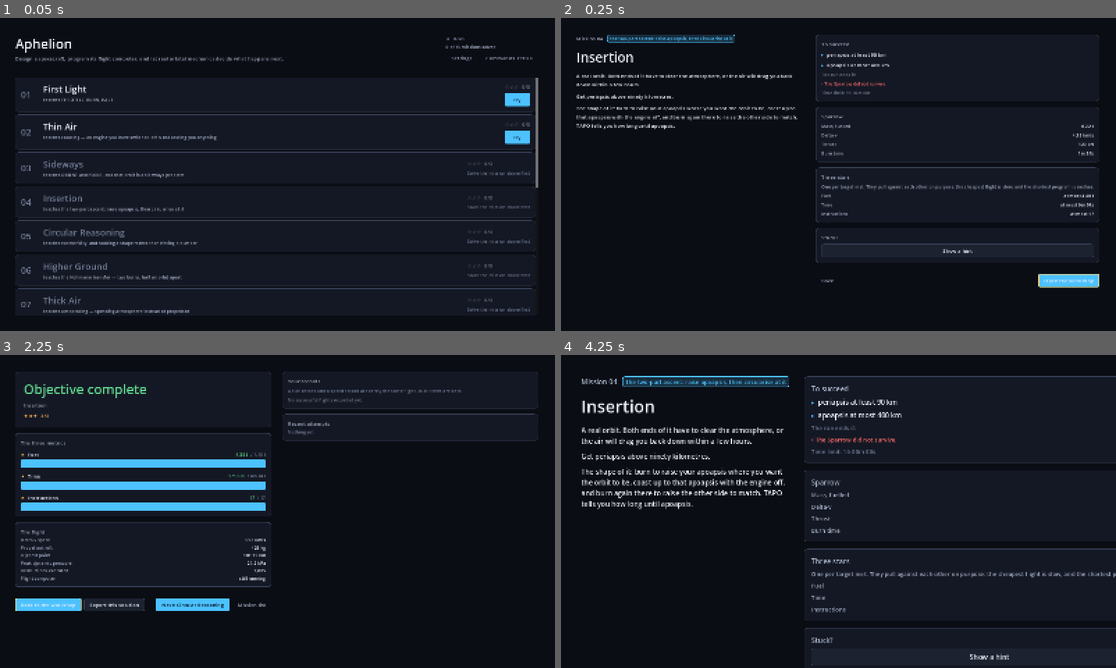
Above: before the commit, frames 1-4 (two rows, left to right).
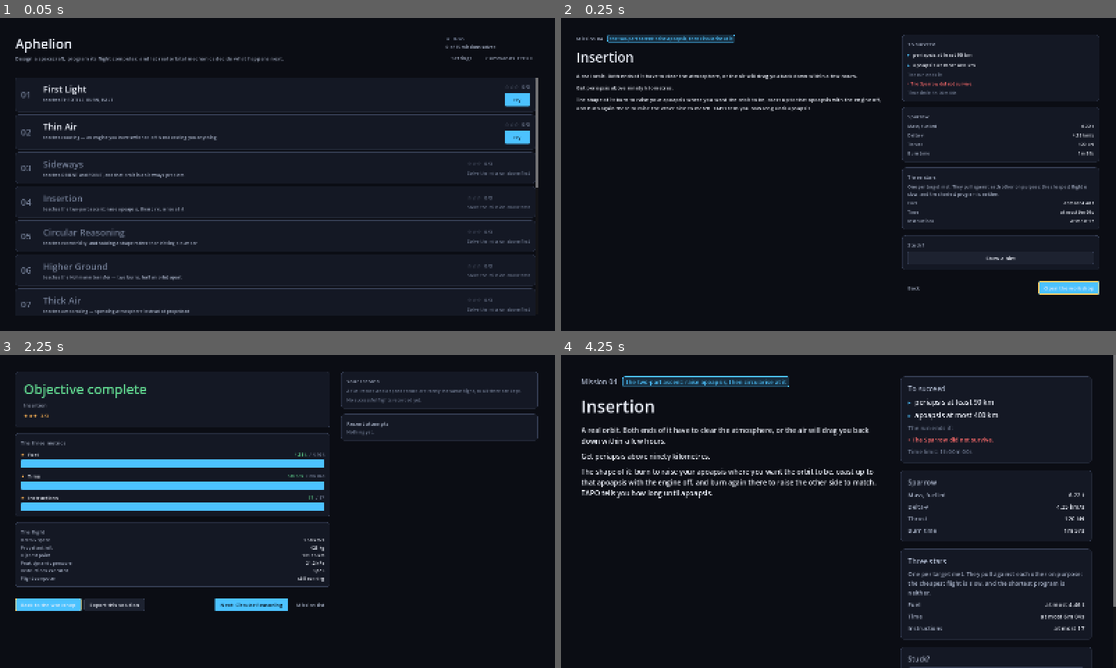
Above: after the commit, the same moments.

Repository: Jason-jo17/Aphelion
Game: Godot game, scene res://tools/capture_screens.tscn
Same seed, same stepped clock (60 frames per second), same inputs: the game is played once before the commit and once after it. This scene is started directly instead of the project's main scene.
Inputs (mouse positions are in pixels of both pictures, inside the frame that each line leads up to):
- Up to frame 1 (0.05 s): no input
- Up to frame 2 (0.25 s): no input
- Up to frame 3 (2.25 s): tap Enter at 0.5 s; drag from (222, 514) to (333, 442) at 0.52 s; click "Abort" at 1.25 s; click "Briefing" at 2 s
- Up to frame 4 (4.25 s): drag from (655, 452) to (810, 574) at 2.77 s; move the mouse to (644, 473) at 3.52 s; hold Right from 3.53 s (still down); tap Keypad Enter at 3.6 s; click (644, 473) at 3.67 s

Frame 1 is identical in both runs. In frame 2, 5.8% of the frame differs, in the area x 2-97%, y 5-89%; in frame 3, 3.1%; in frame 4, 7.6%, in the area x 3-100%, y 0-100%.

Commit message:
fix(ui): a second layout pass, at width this time
The layout check added last time measured only height. That is how it passed a
results screen whose right-hand column ran off the side of the canvas at 130%
and 160% — and since nothing scrolls sideways, that column was not off-screen,
it was gone. The check measures both dimensions now, and each of the following
is something it caught.

**The results screen opened scrolled past its own headline.** Giving every page
`follow_focus` was right for navigation — tab to something below the fold and it
comes into view — and wrong for the focus a screen sets on itself as it opens.
The results screen focuses its primary button, which sits at the bottom of a
page that overflows at larger scales, so arriving at the screen scrolled
straight past "Objective complete" and the star count to land on a row of
buttons. UIKit.focus_start() focuses the control and then returns the page to
the top; tabbing still brings things into view. The briefing had the same shape
and the same fix.

**A paragraph that could not wrap pushed a card wider than the screen.**
UIKit.small() never set autowrap, so a sentence's minimum width was the whole
sentence, and a card holding one could not be narrower than that. There is now
UIKit.note() for prose, which wraps, while small() stays as it was for inline
values. Both exist because making *everything* wrap — which I tried first —
squeezed "4.38 t" in a stat row down to one character per line: a label that
wraps has a minimum width of about one word, and inline values need the
opposite.

**Two columns become one when two will not fit.** The results screen's columns
are a flow container now, so at 160% the second sits underneath rather than off
the edge. At 100% nothing changes.

Co-Authored-By: Claude Opus 5 <noreply@anthropic.com>
Claude-Session: https://claude.ai/code/session_017i6kZaLbowucuDwowFBLT5

Diff:
--- a/scripts/ui/screens/briefing_screen.gd
+++ b/scripts/ui/screens/briefing_screen.gd
@@ -7,6 +7,8 @@
 
 var _hints_shown := 0
 var _hint_box: VBoxContainer
+
+var _page: ScrollContainer = null
 
 
 func _ready() -> void:
@@ -18,6 +20,7 @@
 
 	var page := UIKit.page()
 	add_child(page)
+	_page = page
 
 	var margin := MarginContainer.new()
 	margin.size_flags_horizontal = Control.SIZE_EXPAND_FILL
@@ -73,7 +76,7 @@
 	actions.add_child(go)
 	right.add_child(actions)
 
-	go.grab_focus()
+	UIKit.focus_start(go, _page)
 
 
 func _objectives(mission: Mission) -> Control:
@@ -130,7 +133,7 @@
 	card.add_child(column)
 	column.add_child(UIKit.heading("Three stars", 3))
 	column.add_child(
-		UIKit.small(
+		UIKit.note(
 			(
 				"One per target met. They pull against each other on purpose: the "
 				+ "cheapest flight is slow, and the shortest program is neither."
--- a/scripts/ui/screens/results_screen.gd
+++ b/scripts/ui/screens/results_screen.gd
@@ -8,6 +8,8 @@
 
 var _mission: Mission
 var _result: RunResult
+
+var _page: ScrollContainer = null
 
 
 func _ready() -> void:
@@ -18,8 +20,9 @@
 		App.instance.go_to(App.Screen.MENU)
 		return
 
-	var page := UIKit.page()
-	add_child(page)
+	_page = UIKit.page()
+	add_child(_page)
+	var page := _page
 
 	var margin := MarginContainer.new()
 	margin.size_flags_horizontal = Control.SIZE_EXPAND_FILL
@@ -27,11 +30,13 @@
 		margin.add_theme_constant_override("margin_" + side, int(Tokens.space(Tokens.SPACE_7)))
 	page.add_child(margin)
 
-	var columns := UIKit.hbox(Tokens.SPACE_6)
+	# Side by side while there is room, stacked when there is not.
+	var columns := UIKit.columns(Tokens.SPACE_6)
 	margin.add_child(columns)
 
 	var left := UIKit.vbox(Tokens.SPACE_4)
 	left.size_flags_horizontal = Control.SIZE_EXPAND_FILL
+	left.custom_minimum_size = Vector2(Tokens.space(440.0), 0)
 	columns.add_child(left)
 	left.add_child(_verdict())
 	left.add_child(_metrics())
@@ -78,7 +83,7 @@
 		var fraction := float(_result.spin_ticks) / float(_result.vm_ticks)
 		if fraction > 0.5:
 			column.add_child(
-				UIKit.small(
+				UIKit.note(
 					(
 						"Your program hit its per-tick instruction budget on most ticks. "
 						+ "That usually means a loop with no WAIT in it."
@@ -155,7 +160,7 @@
 	card.add_child(column)
 	column.add_child(UIKit.heading("Your records", 3))
 	column.add_child(
-		UIKit.small(
+		UIKit.note(
 			(
 				"A fuel record and a speed record are rarely the same flight, so all "
 				+ "three are kept."
@@ -245,11 +250,7 @@
 	menu.pressed.connect(func(): App.instance.go_to(App.Screen.MENU))
 	row.add_child(menu)
 
-	# Deferred: _actions() builds this row and returns it, so nothing in it is
-	# in the tree yet and grab_focus() would only push an error and do nothing —
-	# leaving the results screen with no keyboard focus at all, which for a
-	# project that promises full keyboard control is the bug, not the error line.
-	again.grab_focus.call_deferred()
+	UIKit.focus_start(again, _page)
 	return row
 
 
--- a/scripts/ui/ui_kit.gd
+++ b/scripts/ui/ui_kit.gd
@@ -41,6 +41,24 @@
 	return l
 
 
+## Small explanatory prose — the sentence under a heading that says what a
+## panel is for. Wraps, which `small()` deliberately does not.
+##
+## The difference matters more than it looks. A label that wraps has a minimum
+## width of about one word, and one that does not has a minimum width of the
+## whole sentence. Prose needs the first: a paragraph that cannot wrap pushed
+## the results screen to 1973 logical pixels in a 1600-pixel canvas at 160%
+## interface scale, and nothing scrolls sideways. Inline values need the
+## second, or "4.38 t" in a stat row gets squeezed to one character per line —
+## which is what happened when this was briefly the behaviour of `small()`
+## itself.
+static func note(text: String, role: String = "text_muted") -> Label:
+	var l := small(text, role)
+	l.autowrap_mode = TextServer.AUTOWRAP_WORD_SMART
+	l.size_flags_horizontal = Control.SIZE_EXPAND_FILL
+	return l
+
+
 static func small(text: String, role: String = "text_muted") -> Label:
 	var l := Label.new()
 	l.text = text
@@ -74,6 +92,31 @@
 ## `follow_focus` is the part that matters for keyboard control: tabbing to a
 ## control that is scrolled out of view brings it into view, instead of moving
 ## focus somewhere invisible.
+## Gives a screen's keyboard navigation a starting point, without the page
+## chasing it.
+##
+## `follow_focus` is right for navigation — tab to something below the fold and
+## it comes into view — and wrong for the focus a screen puts on itself as it
+## opens. The results screen focuses its primary button, which sits at the
+## bottom of a page that overflows at larger interface scales, so opening the
+## screen scrolled straight past "Objective complete" and the star count to land
+## on a row of buttons. Focus the control, then put the page back to the top.
+##
+## Deferred twice over: the control is usually not in the tree yet when a screen
+## builds itself, and the scroll reset has to land after the scroll that
+## focusing causes.
+static func focus_start(control: Control, page: ScrollContainer) -> void:
+	_focus_start_now.bind(control, page).call_deferred()
+
+
+static func _focus_start_now(control: Control, page: ScrollContainer) -> void:
+	if not is_instance_valid(control):
+		return
+	control.grab_focus()
+	if is_instance_valid(page):
+		page.set_deferred("scroll_vertical", 0)
+
+
 static func page() -> ScrollContainer:
 	var s := scroll()
 	s.set_anchors_and_offsets_preset(Control.PRESET_FULL_RECT)
@@ -84,6 +127,22 @@
 	var v := VBoxContainer.new()
 	v.add_theme_constant_override("separation", int(Tokens.space(separation)))
 	return v
+
+
+## A row that becomes a stack when the row will not fit.
+##
+## Two columns side by side is the right shape on a wide screen and the wrong
+## one at 160% interface scale, where the results screen came to 1973 logical
+## pixels in a 1600-pixel canvas — and since nothing scrolls sideways, the
+## right-hand column was not off-screen so much as gone. A flow container puts
+## the second column underneath instead, which is what a narrow layout wants
+## anyway.
+static func columns(separation: float = Tokens.SPACE_4) -> HFlowContainer:
+	var f := HFlowContainer.new()
+	f.add_theme_constant_override("h_separation", int(Tokens.space(separation)))
+	f.add_theme_constant_override("v_separation", int(Tokens.space(separation)))
+	f.size_flags_horizontal = Control.SIZE_EXPAND_FILL
+	return f
 
 
 static func hbox(separation: float = Tokens.SPACE_3) -> HBoxContainer:
--- a/scripts/ui/widgets/mission_control_panel.gd
+++ b/scripts/ui/widgets/mission_control_panel.gd
@@ -75,7 +75,7 @@
 		_body.add_child(open)
 	else:
 		_body.add_child(
-			UIKit.small(
+			UIKit.note(
 				(
 					"It translates what you say, not what you meant. Anything you leave "
 					+ "unstated it decides for itself — and tells you it did."
--- a/scripts/ui/widgets/settings_dialog.gd
+++ b/scripts/ui/widgets/settings_dialog.gd
@@ -106,7 +106,7 @@
 	column.add_child(scale_row)
 
 	column.add_child(
-		UIKit.small(
+		UIKit.note(
 			(
 				"Every screen is fully keyboard-operable. Ctrl+K opens the command palette, "
 				+ "F1 the instruction reference."
--- a/tools/capture_screens.gd
+++ b/tools/capture_screens.gd
@@ -109,12 +109,26 @@
 		App.Screen.RESULTS: "results",
 	}
 	var canvas := _app.get_viewport_rect().size.y
+	var canvas_w := _app.get_viewport_rect().size.x
 	var failures := 0
 	for scale in [0.8, 1.0, 1.3, 1.6]:
 		Settings.ui_scale = scale
 		for id in screens:
 			_app.go_to(id, false)
 			await _settle()
+			# Width as well as height. The first version of this check measured
+			# only height, and passed a results screen whose right-hand column
+			# ran off the edge at 160% — horizontal scrolling is disabled, so
+			# that content was simply gone.
+			var wide := _content_width()
+			if wide > canvas_w:
+				failures += 1
+				print(
+					(
+						"LAYOUT FAIL: %s at %d%% is %d px wide in a %d px canvas"
+						% [screens[id], int(scale * 100.0), int(wide), int(canvas_w)]
+					)
+				)
 			var needs := _content_height()
 			if needs <= canvas or _scrolls():
 				continue
@@ -127,7 +141,19 @@
 			)
 	Settings.ui_scale = 1.0
 	if failures == 0:
-		print("# every screen fits or scrolls, at every interface scale")
+		print("# every screen fits its width and fits or scrolls its height, at every scale")
+
+
+## The widest a screen's content insists on being. Nothing can scroll
+## sideways, so anything past the canvas is unreachable rather than merely
+## off-screen.
+func _content_width() -> float:
+	var screen := _app.get_child(1) as Control
+	var widest := 0.0
+	for c in screen.get_children():
+		if c is Control:
+			widest = maxf(widest, (c as Control).get_combined_minimum_size().x)
+	return widest
 
 
 func _content_height() -> float:
Binary file changed: assets/screenshots/02-briefing.png
Binary file changed: assets/screenshots/04-flight.png
Binary file changed: assets/screenshots/05-results.png
Not shown, changed: .github/workflows/ci.yml
Not shown, changed: CHANGELOG.md
